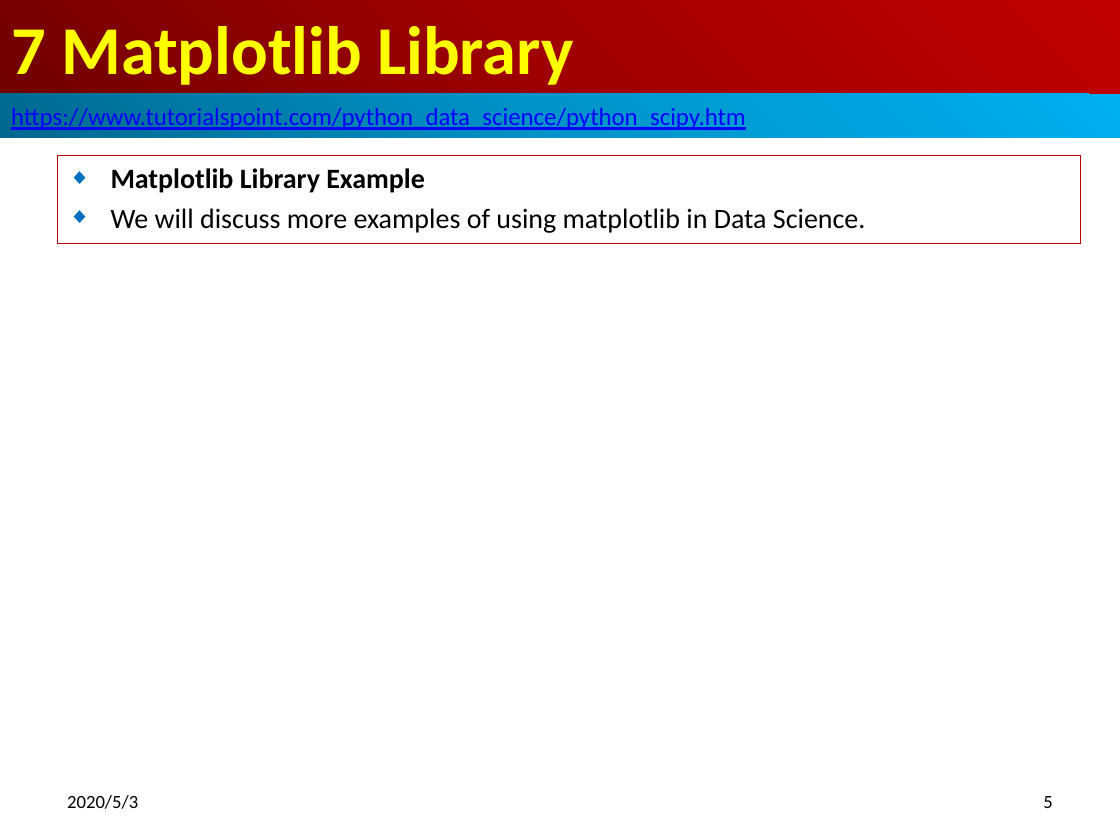
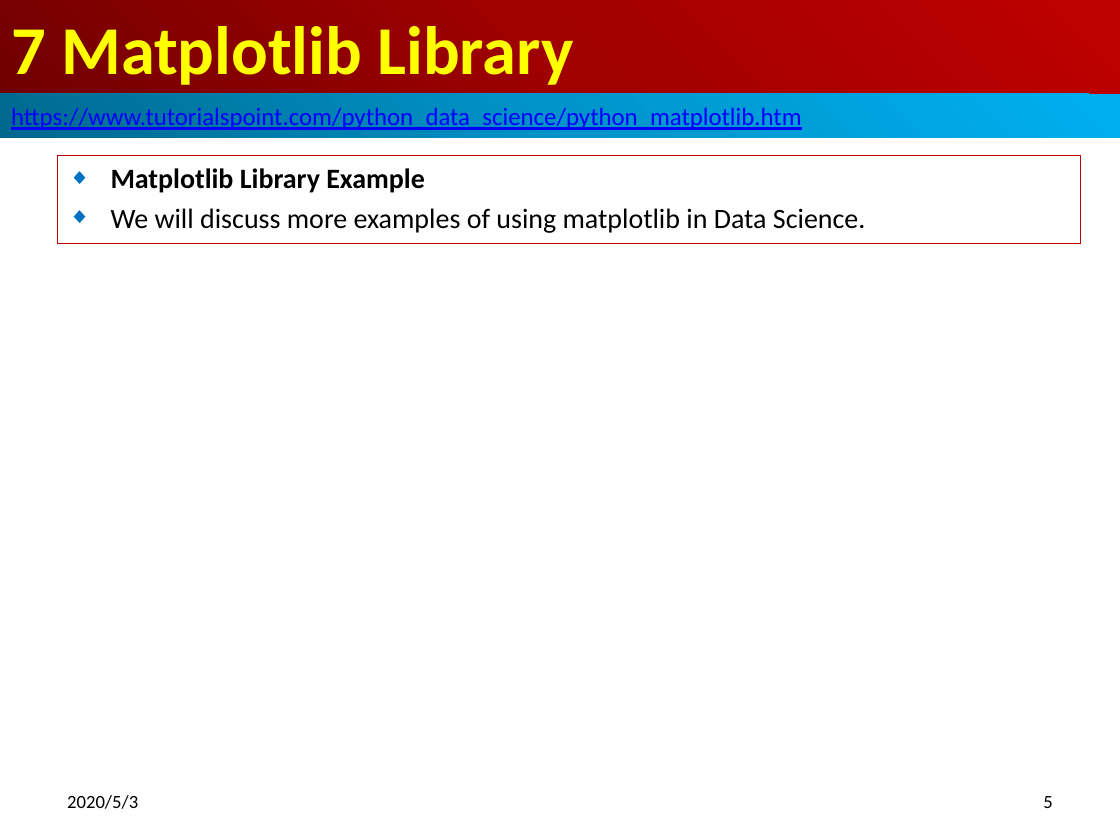
Before and after one commit to peterhchen/600_DataScience, a slide deck: slide 5 of 07_MatplotlibLibrary.pptx. Drawn at 1120x840 pixels with LibreOffice and Linux fonts; fonts in the diff are those of the drawing. Boxes give left, top, right and bottom in pixels: in the first picture for what was removed or moved away, otherwise in the second. Text is boxed around its words. In the diff, an @@ line names an element or a change of style, - is before the commit and + after.

```diff
--- a/07_MatplotlibLibrary.pptx
+++ b/07_MatplotlibLibrary.pptx
@@ text in rectangle at <box>11,105,801,193</box>: text changed @@
-https://www.tutorialspoint.com/python_data_science/python_scipy.htm
+https://www.tutorialspoint.com/python_data_science/python_matplotlib.htm
```
Also in this commit, not shown: 3 other slides changed.
